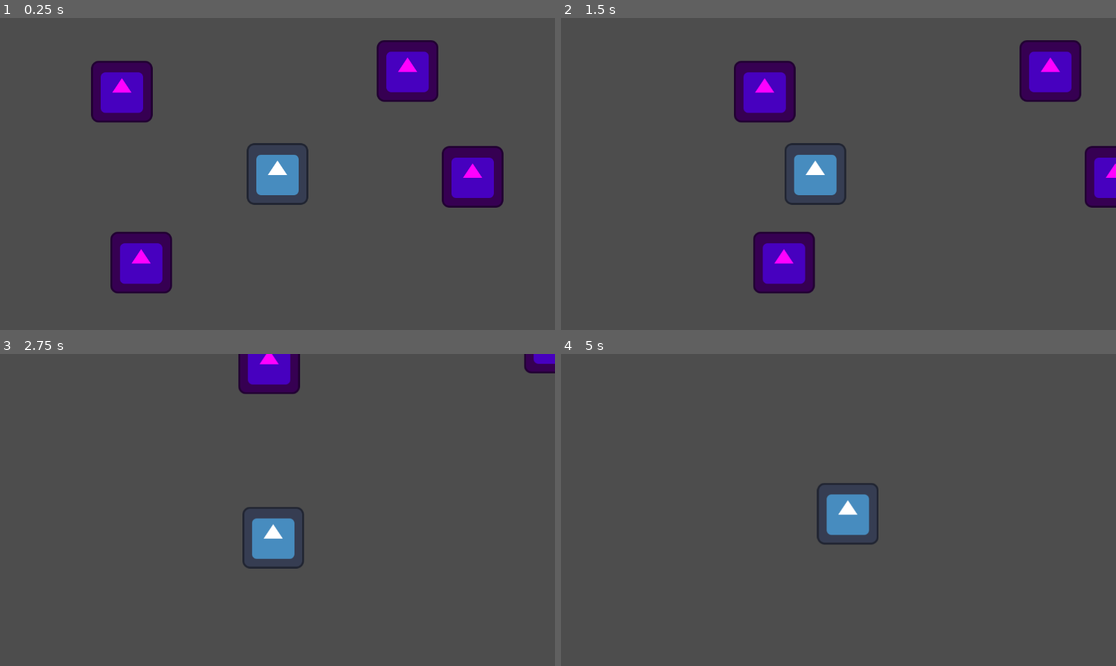
Above: before the commit, frames 1-4 (two rows, left to right).
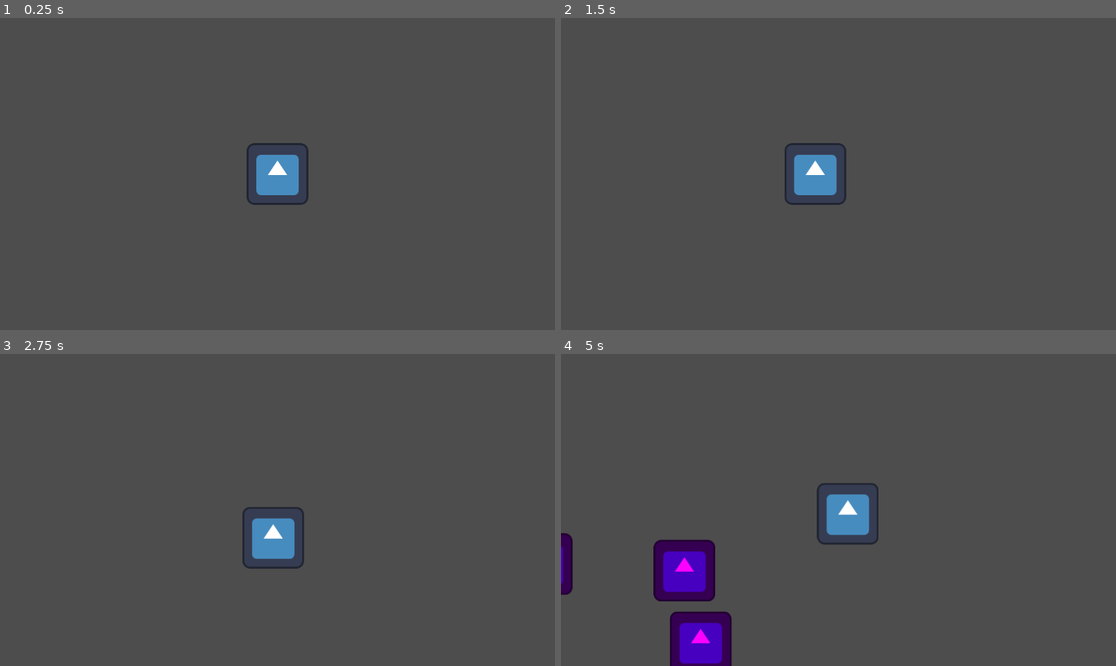
Above: after the commit, the same moments.

Repository: Nightshade2023/GGJ25
Game: Godot game, scene res://Scenes/test_daniel.tscn
The game is run twice, just before and just after one commit, with the same random seed, the same clock (stepped at 60 frames per second) and the same inputs. The project has no main scene, so this scene is started directly. The engine's default icon, where the game draws it, is replaced by a stand-in: a white triangle on a blue panel in a dark square.
Inputs:
- Up to frame 1 (0.25 s): no input
- Up to frame 2 (1.5 s): tap Enter at 0.5 s; hold A (A) 0.53-1.28 s; tap D (D) at 0.8, 1.35 s
- Up to frame 3 (2.75 s): tap S (S) at 1.55 s; hold S (S) from 2.03 s (still down); tap A (A) at 2.3 s
- Up to frame 4 (5 s): release S (S) at 2.78 s; tap A (A) at 2.85, 4.55 s; tap D (D) at 3.05 s; hold D (D) 3.53-4.28 s; tap S (S) at 3.8, 4.35 s

The runs differ from the first frame. In frame 1, 8.7% of the frame differs, in the area x 16-91%, y 7-89%; in frame 2, 7.6%; in frame 3, 1.8%; in frame 4, 4.5%.

Commit message:
Bubble Handler v1

Diff:
--- /dev/null
+++ b/ggj25/Scenes/bubble_handler.tscn
@@ -0,0 +1,11 @@
+[gd_scene load_steps=2 format=3 uid="uid://dund62xt1ouqo"]
+
+[ext_resource type="Script" path="res://Scripts/bubble_handler.gd" id="1_kxcxw"]
+
+[node name="BubbleHandler" type="Node2D"]
+script = ExtResource("1_kxcxw")
+
+[node name="Timer" type="Timer" parent="."]
+autostart = true
+
+[connection signal="timeout" from="Timer" to="." method="_on_timer_timeout"]
--- a/ggj25/Scenes/test_daniel.tscn
+++ b/ggj25/Scenes/test_daniel.tscn
@@ -1,20 +1,12 @@
 [gd_scene load_steps=3 format=3 uid="uid://8pqwyyhpnmup"]
 
 [ext_resource type="PackedScene" uid="uid://fjevqv8p8fd4" path="res://Scenes/player.tscn" id="1_hf3ck"]
-[ext_resource type="PackedScene" uid="uid://2yibdk8hrku7" path="res://Scenes/Bubble_Effects/o2.tscn" id="2_ov3em"]
+[ext_resource type="PackedScene" uid="uid://dund62xt1ouqo" path="res://Scenes/bubble_handler.tscn" id="2_qlbj3"]
 
 [node name="Node2D" type="Node2D"]
 
 [node name="Player" parent="." instance=ExtResource("1_hf3ck")]
 
-[node name="Bubble" parent="." instance=ExtResource("2_ov3em")]
-position = Vector2(405, 6)
+[node name="BubbleHandler" parent="Player" instance=ExtResource("2_qlbj3")]
 
-[node name="Bubble2" parent="." instance=ExtResource("2_ov3em")]
-position = Vector2(270, -214)
-
-[node name="Bubble3" parent="." instance=ExtResource("2_ov3em")]
-position = Vector2(-323, -171)
-
-[node name="Bubble4" parent="." instance=ExtResource("2_ov3em")]
-position = Vector2(-283, 184)
+[node name="BubbleContainer" type="Node2D" parent="."]
--- /dev/null
+++ b/ggj25/Scripts/bubble_handler.gd
@@ -0,0 +1,34 @@
+extends Node2D
+
+var bubbleInstances = [preload("res://Scenes/Bubble_Effects/o2.tscn"),
+]
+var bubblesSpawned: int
+
+# Called every frame. 'delta' is the elapsed time since the previous frame.
+func _process(delta: float) -> void:
+	pass
+
+func _spawn_bubble():
+	if bubbleInstances.size() == 0:
+		print("No bubbles.")
+		return
+
+	var new_bubble = bubbleInstances.pick_random().instantiate()
+
+	# Position the bubble relative to the player
+	var bubble_offset = Vector2(0, 0)
+	# Circle spawn, not outside yet
+	bubble_offset.x = randf_range(-500.0, 500.0)
+	bubble_offset.y = randf_range(-500.0, 500.0)
+
+	new_bubble.position = $"..".position + bubble_offset
+
+	# Get the BubbleContainer node
+	var bubble_container = get_node("/root/Node2D/BubbleContainer")
+	if bubble_container:
+		bubble_container.add_child(new_bubble)  # Add the bubble to the stationary node
+	# Add to bubble count
+	bubblesSpawned += 1
+
+func _on_timer_timeout() -> void:
+	_spawn_bubble()
Not shown, changed: GGJ2025_Notes_DanielGroves.txt
